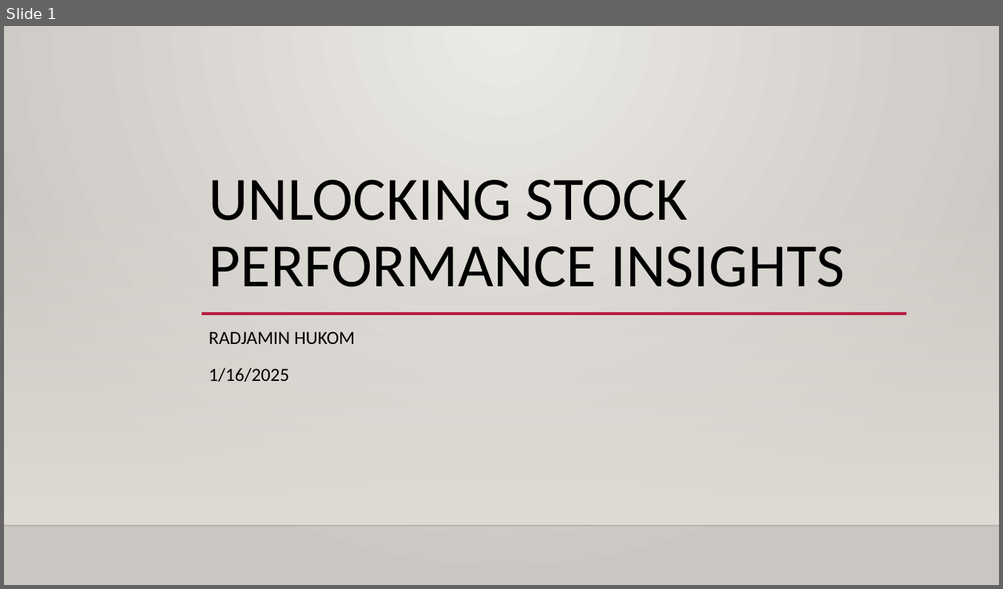
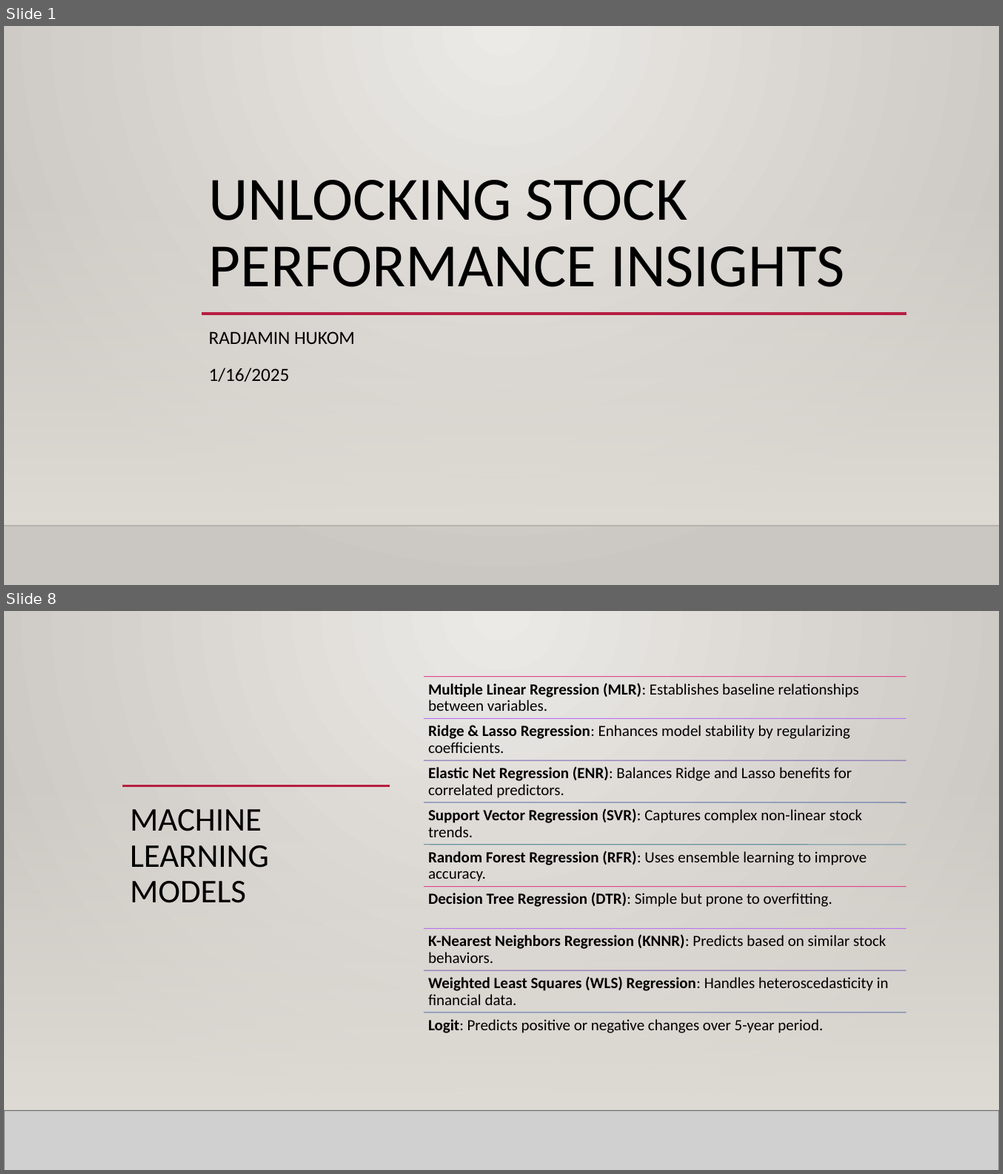
Before and after one commit to Iingxaki/Key-Financial-Indicators-Stock-Forecasting-DS450, a slide deck: Unlocking Stock Performance Insights.pptx. Shown one above the other, each under a label of ours: slide 1 before the commit, slides 1 and 8 after it; the slides between them are not shown. The pictures are 1003x589 and 1003x1174 pixels, drawn with LibreOffice and Linux fonts; fonts in the diff are those of the drawing; grey boxes stand for pictures; background and template pictures are left out. Boxes give left, top, right and bottom in pixels: in the first picture for what was removed or moved away, otherwise in the second. Text is boxed around its words. In the diff, an @@ line names an element or a change of style, - is before the commit and + after.

```diff
--- a/Unlocking Stock Performance Insights.pptx
+++ b/Unlocking Stock Performance Insights.pptx
@@ slide 8 added at (4, 611, 999, 1170), background gradient #ECEAE7 to #CAC7C1; not listed: 2 template elements that a slide beside it also shows @@
@@ rectangle added at (4, 611, 999, 1170), fill gradient #ECEAE7 to #CAC7C1 @@
@@ line added from (122, 762) to (907, 762), #B71E42 2.5 pt @@
@@ rectangle added at (4, 776, 999, 1111), fill gradient #DFDBD5 @@
@@ line added from (122, 786) to (390, 786), #B71E42 2.5 pt @@
@@ title added at (130, 809, 269, 903), 32 pt, text #000000 @@
+MACHINE LEARNING MODELS
@@ group added at (424, 677, 906, 1034): 9 lines, 9 texts @@
+Multiple Linear Regression (MLR): Establishes baseline relationships between variables.
+Ridge & Lasso Regression: Enhances model stability by regularizing coefficients.
+Elastic Net Regression (ENR): Balances Ridge and Lasso benefits for correlated predictors.
+Support Vector Regression (SVR): Captures complex non-linear stock trends.
+Random Forest Regression (RFR): Uses ensemble learning to improve accuracy.
+Decision Tree Regression (DTR): Simple but prone to overfitting.
+K-Nearest Neighbors Regression (KNNR): Predicts based on similar stock behaviors.
+Weighted Least Squares (WLS) Regression: Handles heteroscedasticity in financial data.
+Logit: Predicts positive or negative changes over 5-year period.
@@ picture added at (4, 1111, 999, 1170) @@
@@ line added from (4, 1111) to (999, 1111), #000001 1 pt @@
```
Also in this commit, not shown: 3 slides changed, 15 other slides added, 2 slides removed.
